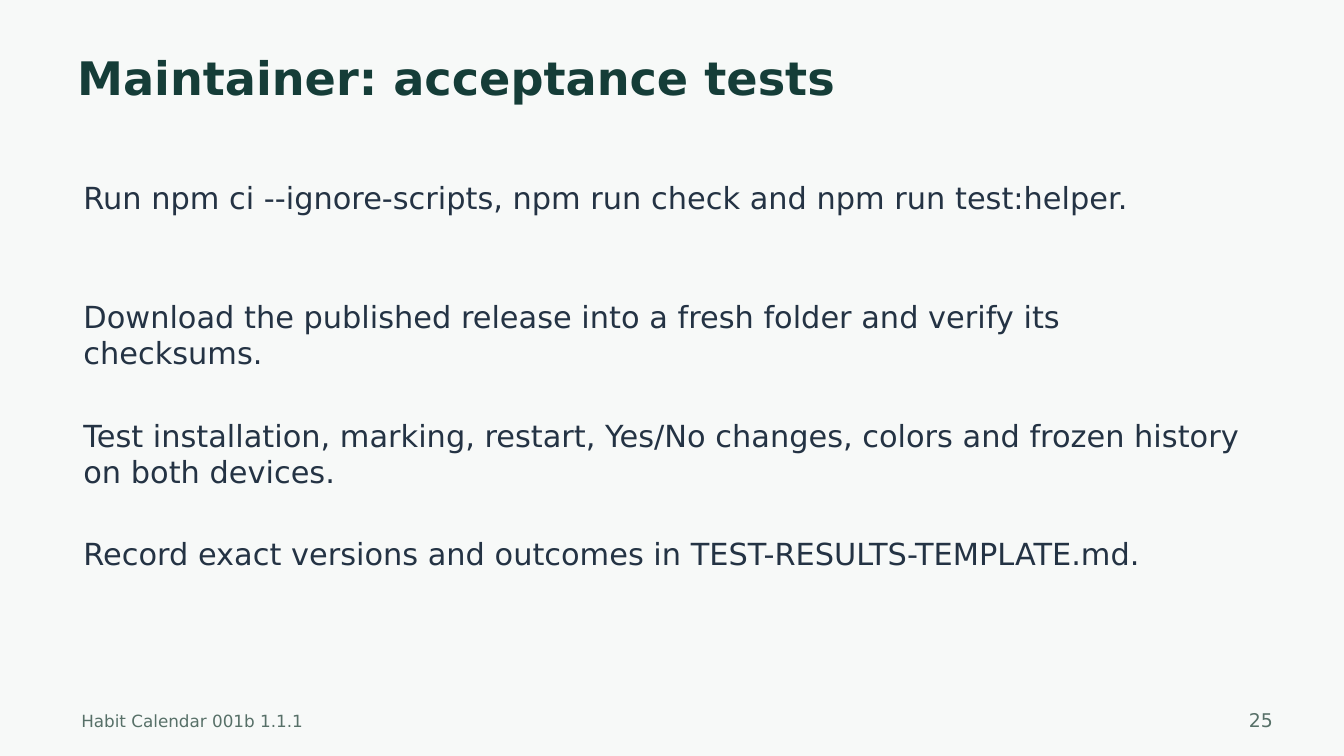
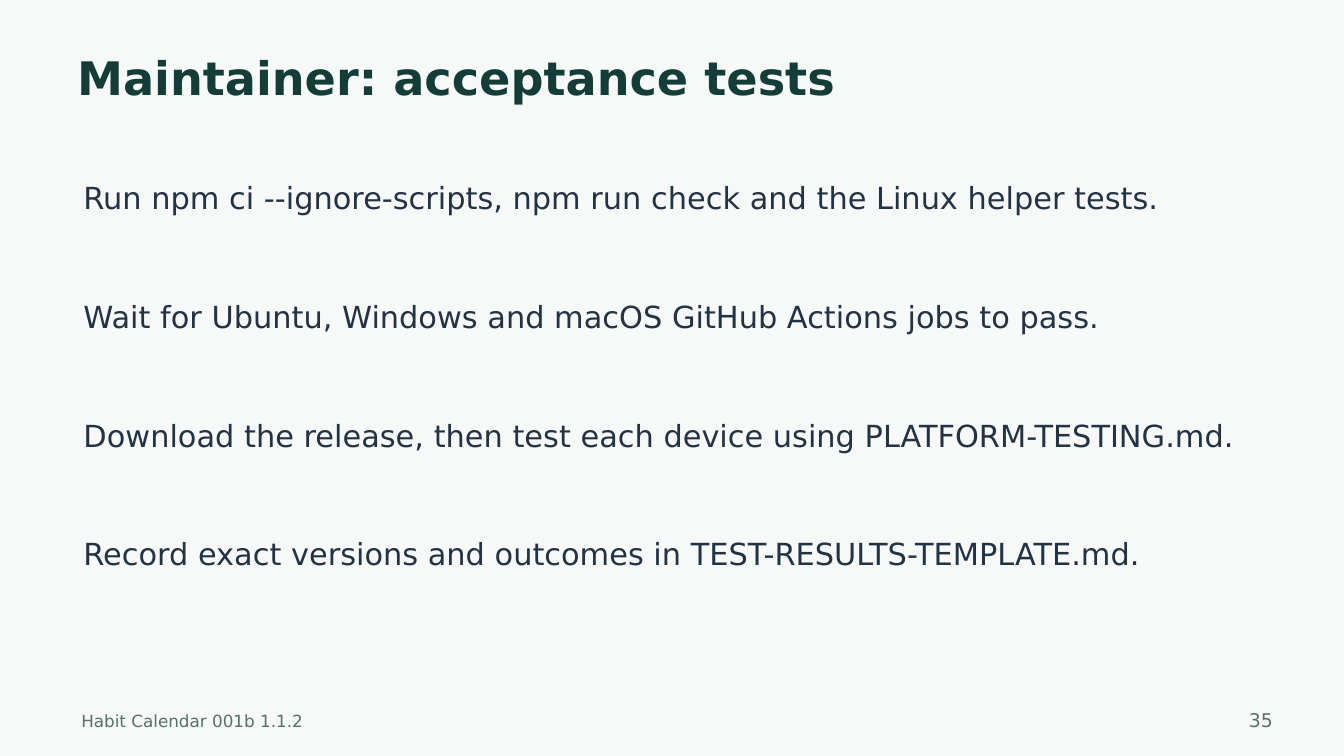
Before and after one commit to harharhari/rsn-habit-tracker-obsidian-plugin, a slide deck: slide 35 of docs/Habit-Calendar-001b-Tutorial.pptx (slide 25 before the commit). Drawn at 1344x756 pixels with LibreOffice and Linux fonts; fonts in the diff are those of the drawing. Boxes give left, top, right and bottom in pixels: in the first picture for what was removed or moved away, otherwise in the second. Text is boxed around its words. In the diff, an @@ line names an element or a change of style, - is before the commit and + after.

Commit message:
1. added functionality for windows 11, MacOS, iOS 2. as on 2026-10-22

```diff
--- a/docs/Habit-Calendar-001b-Tutorial.pptx
+++ b/docs/Habit-Calendar-001b-Tutorial.pptx
@@ text at <box>83,186,1158,215</box>: text changed @@
-Run npm ci --ignore-scripts, npm run check and npm run test:helper.
+Run npm ci --ignore-scripts, npm run check and the Linux helper tests.
@@ text at <box>83,305,1099,334</box>: text changed @@
-Download the published release into a fresh folder and verify its checksums.
+Wait for Ubuntu, Windows and macOS GitHub Actions jobs to pass.
@@ text at <box>83,424,1234,453</box>: text changed @@
-Test installation, marking, restart, Yes/No changes, colors and frozen history on both devices.
+Download the release, then test each device using PLATFORM-TESTING.md.
@@ text at <box>81,714,303,727</box>: text changed @@
-Habit Calendar 001b 1.1.1
+Habit Calendar 001b 1.1.2
@@ text at <box>1249,713,1273,727</box>: text changed @@
-25
+35
```
Also in this commit, not shown: 26 other slides changed, 10 slides added, 29 other files.
